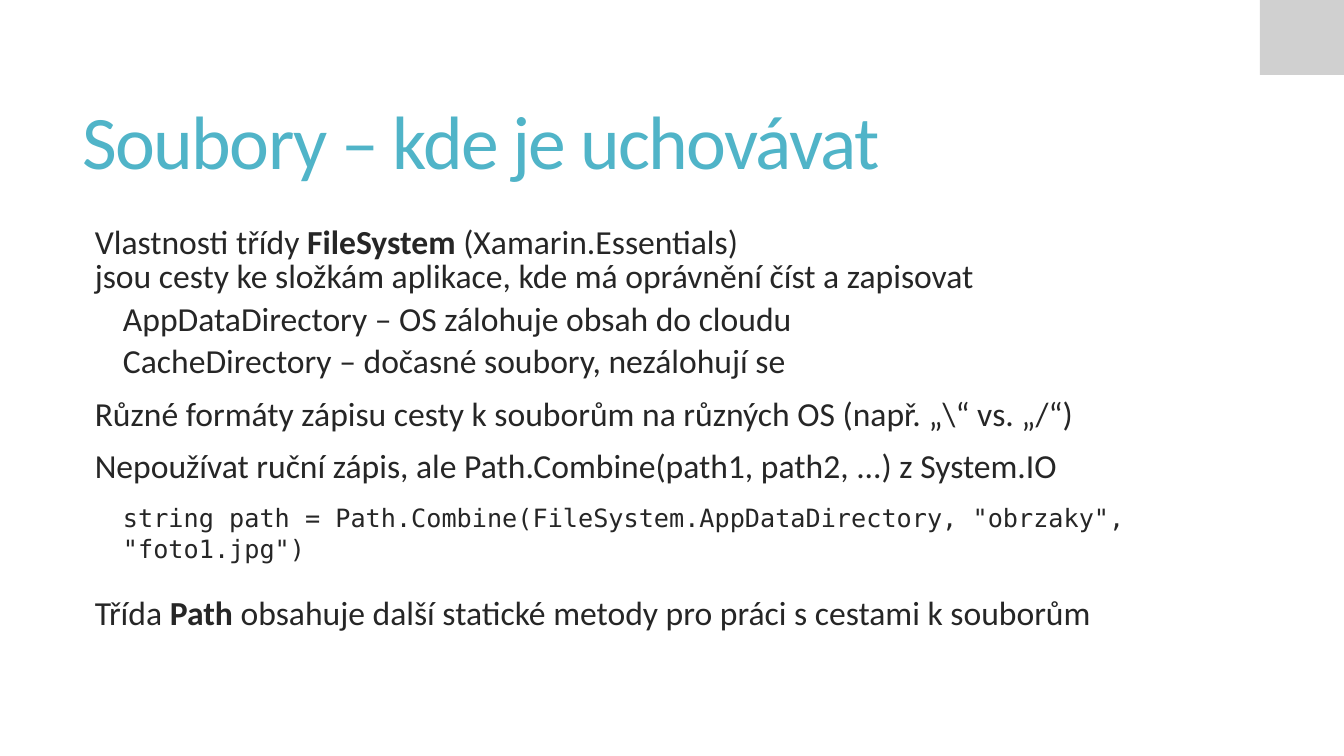
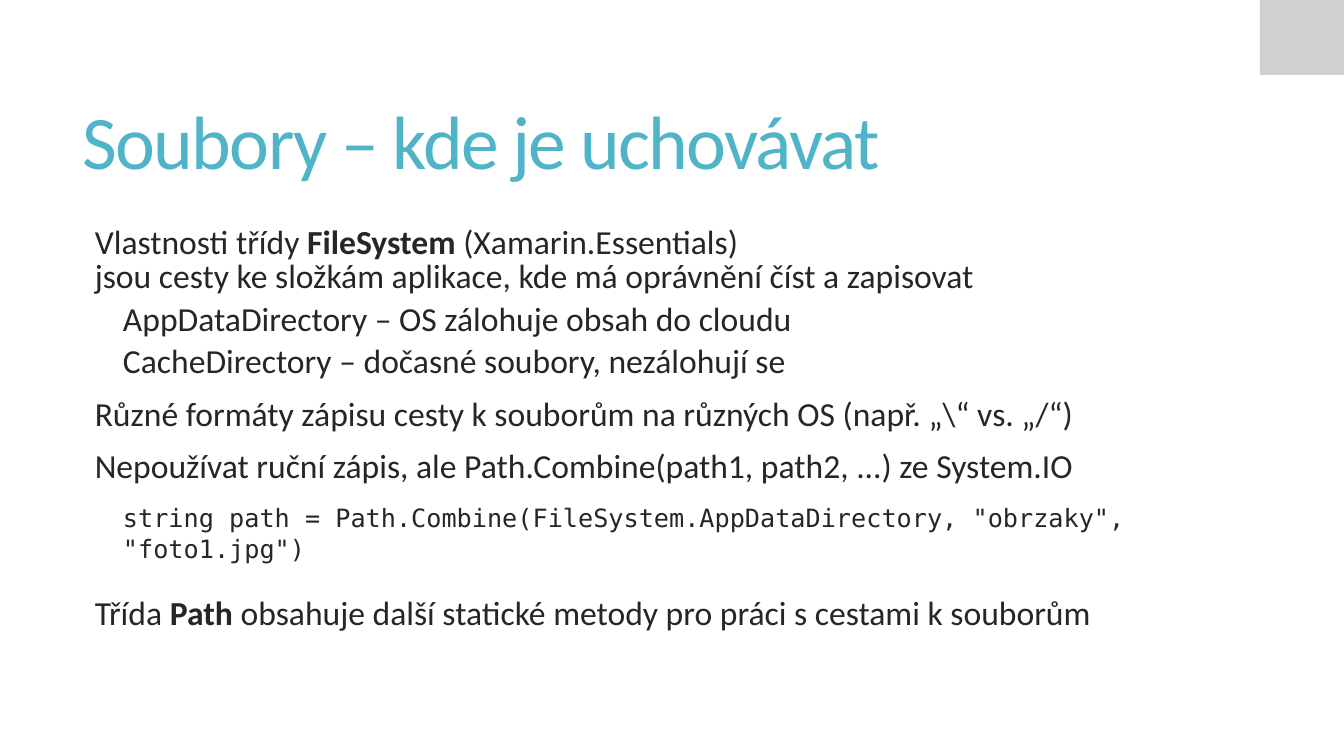
Before and after one commit to PetrVobornik/prednasky, a slide deck: slide 5 of Xamarin.Forms/06-UkladaniDat/ukladani-dat.ppsx. Drawn at 1344x756 pixels with LibreOffice and Linux fonts; fonts in the diff are those of the drawing; grey boxes stand for pictures. Boxes give left, top, right and bottom in pixels: in the first picture for what was removed or moved away, otherwise in the second. Text is boxed around its words. In the diff, an @@ line names an element or a change of style, - is before the commit and + after.

```diff
--- a/Xamarin.Forms/06-UkladaniDat/ukladani-dat.ppsx
+++ b/Xamarin.Forms/06-UkladaniDat/ukladani-dat.ppsx
@@ text at (x1=95, y1=453, x2=1072, y2=484): text changed @@
-  Nepoužívat ruční zápis, ale Path.Combine(path1, path2, ...) z System.IO
+  Nepoužívat ruční zápis, ale Path.Combine(path1, path2, ...) ze System.IO
```
Also in this commit, not shown: 6 other slides changed, 3 other files.
